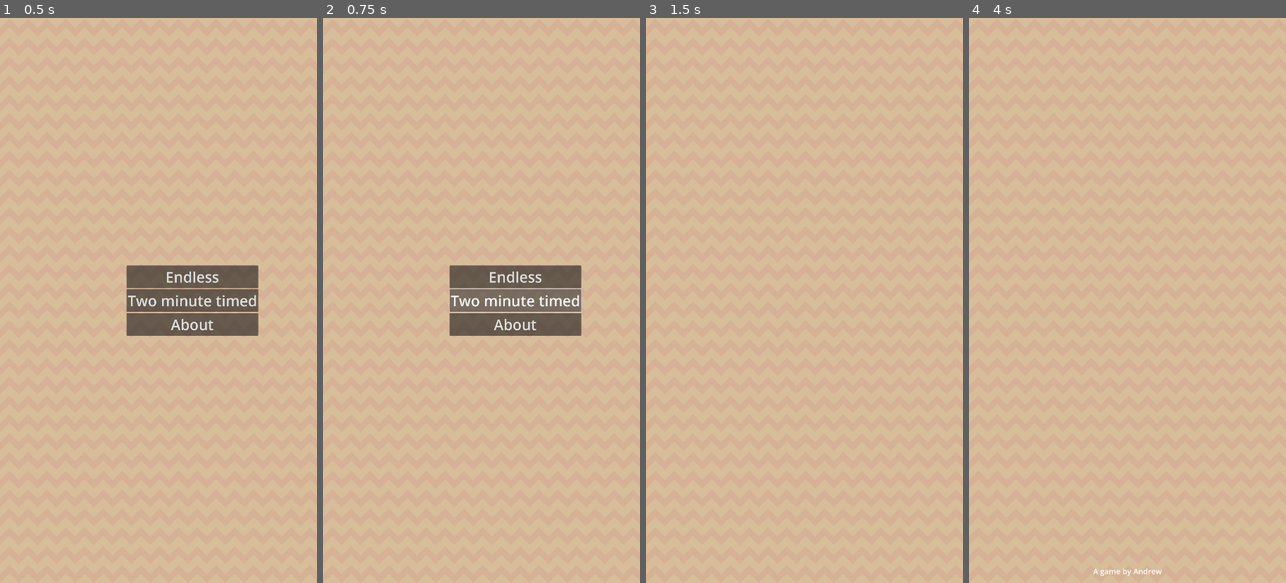
Above: before the commit, frames 1-4 (left to right).
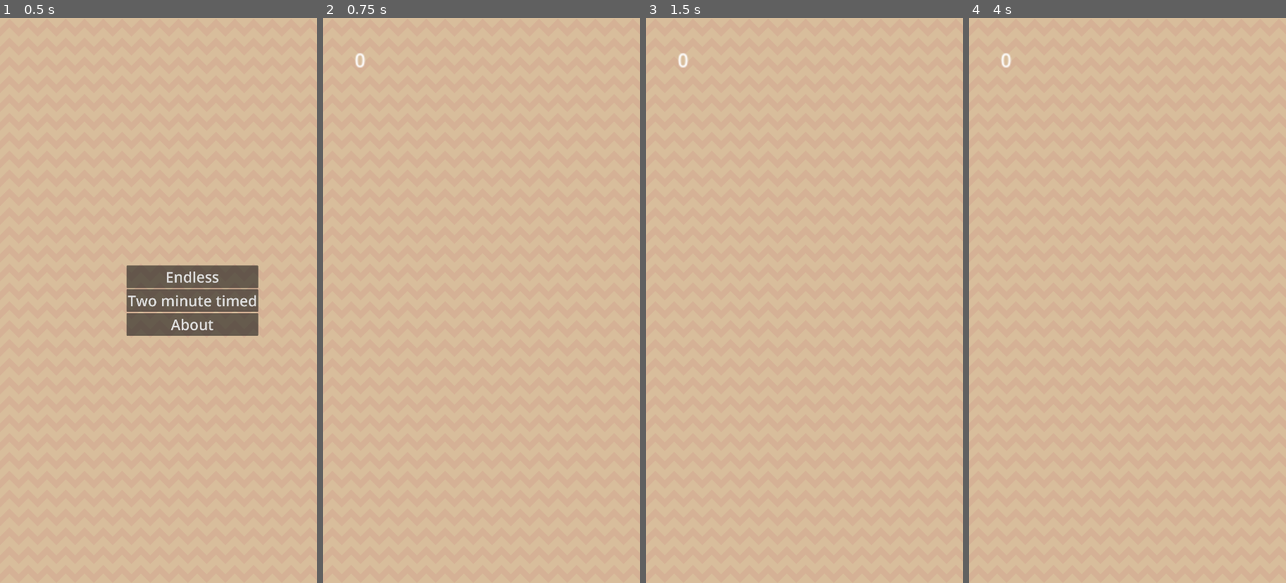
Above: after the commit, the same moments.

Repository: andrewcrisp/shelfsortinggame
Game: Godot game, scene res://scenes/game.tscn
Two runs of this game, one before a commit and one after it. Both use one fixed random seed, a clock stepped at 60 frames per second and the inputs below.
Inputs (mouse positions are in pixels of both pictures, inside the frame that each line leads up to):
- Up to frame 1 (0.5 s): no input
- Up to frame 2 (0.75 s): click "Two minute timed" at 0.5 s
- Up to frame 3 (1.5 s): click (839, 323) at 1.25 s, where only the run before the commit has a clickable "About"
- Up to frame 4 (4 s): tap Enter at 2, 3.5 s; move the mouse to (1197, 272) at 2.02 s; click (1197, 272) at 2.17 s; tap Space at 2.75 s; drag from (1064, 328) to (1111, 413) at 2.77 s; move the mouse to (1159, 176) at 3.52 s

Frame 1 is identical in both runs. In frame 2, 5.2% of the frame differs, in the area x 10-82%, y 6-57%; in frame 3, less than 0.1%; in frame 4, 0.2%.

Commit message:
Prevent recursion overflow by not checking score when moving items forward

Diff:
--- a/scenes/menus/starting_menu.tscn
+++ b/scenes/menus/starting_menu.tscn
@@ -30,12 +30,12 @@
 grow_vertical = 2
 script = ExtResource("1_awdct")
 
-[node name="StartButton" type="Button" parent="Control/Menu"]
+[node name="EndlessModeButton" type="Button" parent="Control/Menu"]
 layout_mode = 2
 theme_override_font_sizes/font_size = 50
 text = "Endless"
 
-[node name="Button" type="Button" parent="Control/Menu"]
+[node name="TimedModeButton" type="Button" parent="Control/Menu"]
 layout_mode = 2
 theme_override_font_sizes/font_size = 50
 text = "Two minute timed
--- a/scripts/game.gd
+++ b/scripts/game.gd
@@ -6,17 +6,30 @@
 func _ready() -> void:
 	Globals.game = $"."
 	Globals.scoreboard = $Scoreboard
-	$Starting_Menu/Control/Menu/StartButton.connect("pressed", on_load_level_button_pressed)
+	$Starting_Menu/Control/Menu/EndlessModeButton.connect("pressed", on_endless_mode_button_pressed)
 	$Starting_Menu/Control/Menu/AboutButton.connect("pressed", on_about_button_pressed)
+	$Starting_Menu/Control/Menu/TimedModeButton.connect("pressed", on_timed_mode_button_pressed)
 
-func on_load_level_button_pressed():
-	#$Control.visible = false
-	load_level(Globals.levels[0])
+func on_endless_mode_button_pressed():
+	load_endless_mode_level(Globals.levels[0])
+	hide_starting_menu()
 	show_scoreboard()
 
 func on_about_button_pressed():
 	load_level(Globals.about_level)
 	hide_starting_menu()
+
+func on_timed_mode_button_pressed():
+	load_timed_level(Globals.levels[0])
+	hide_starting_menu()
+	show_scoreboard()
+
+func load_endless_mode_level(level:String):
+	load_level(level)
+
+func load_timed_level(level: String):
+	var timedLevel = load("res://scenes/timed_level.tscn").instantiate()
+
 
 func load_level(level: String):
 	var nextLevel = load(level).instantiate()
@@ -24,7 +37,6 @@
 		currentLevel.queue_free()
 	currentLevel = nextLevel
 	add_child(currentLevel)
-	hide_starting_menu()
 
 func show_scoreboard():
 	Globals.scoreboard.reset()
--- a/scripts/spot.gd
+++ b/scripts/spot.gd
@@ -19,6 +19,7 @@
 func hold_item_in_background(item: SortableItem):
 	if (item != null):
 		backItem = item
+		item.lastArea = null
 		item.z_index = BACK_ITEM_Z
 		item.isGrabbable = false
 		item.position = BACK_ITEM_POSITION
@@ -37,12 +38,17 @@
 func move_item_forward():
 	if (!isHoldingItem()):
 		if (isHoldingBackItem()):
-			hold_item(backItem)
+			var item = backItem
+			heldItem = item
+			if (item.lastArea != null):
+				item.lastArea.remove_item()
+			item.lastArea = $"."
+			item.global_rotation = 0
+			item.z_index = HELD_ITEM_Z
 			remove_back_item()
 			heldItem.z_index = HELD_ITEM_Z
 			heldItem.isGrabbable = true
 			heldItem.position = Vector2.ZERO
-			#item.scale = item.scale * .9
 			heldItem.modulate = Color(1, 1, 1, 1)
 
 func isHoldingItem():
@@ -62,5 +68,5 @@
 
 func score_item():
 	heldItem.send_to_scoreboard()
-	remove_item()
+	heldItem = null
 	Globals.scoreboard.score_item(points)
